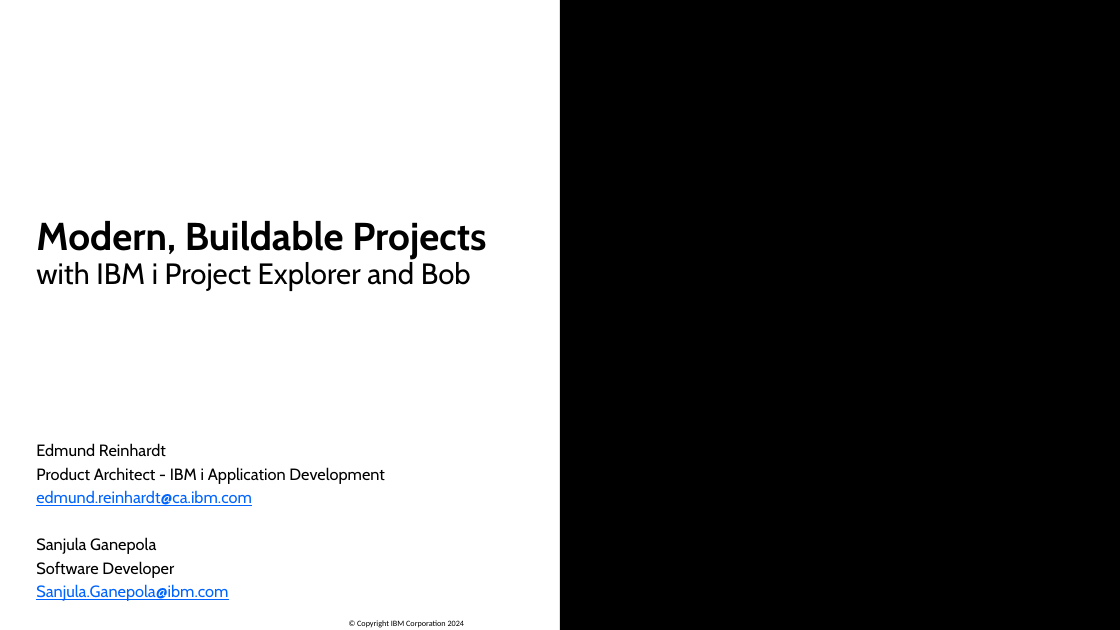
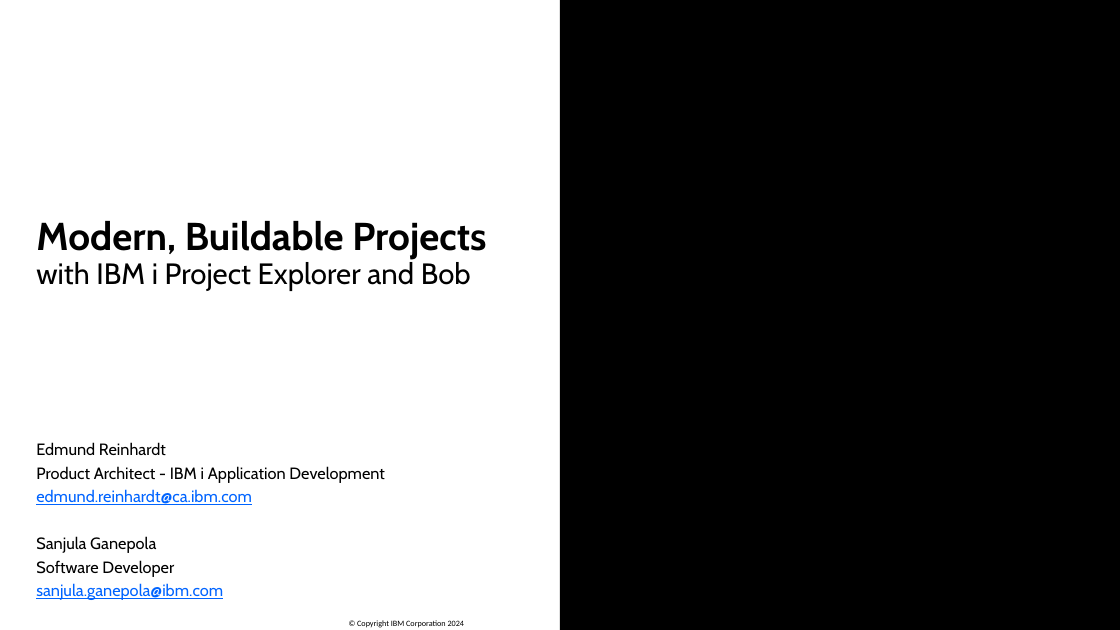
Before and after one commit to SanjulaGanepola/ibmi-talks, a slide deck: slide 1 of Modern Buildable Projects with IBM i Project Explorer and Bob/Modern-Buildable-Projects-with-IBM-i-Project-Explorer-and-Bob.pptx. Drawn at 1120x630 pixels with LibreOffice and Linux fonts; fonts in the diff are those of the drawing; background and template pictures are left out. Boxes give left, top, right and bottom in pixels: in the first picture for what was removed or moved away, otherwise in the second. Text is boxed around its words. In the diff, an @@ line names an element or a change of style, - is before the commit and + after.

```diff
--- a/Modern Buildable Projects with IBM i Project Explorer and Bob/Modern-Buildable-Projects-with-IBM-i-Project-Explorer-and-Bob.pptx
+++ b/Modern Buildable Projects with IBM i Project Explorer and Bob/Modern-Buildable-Projects-with-IBM-i-Project-Explorer-and-Bob.pptx
@@ text at (36, 583, 223, 600): text changed @@
-Sanjula.Ganepola@ibm.com
+sanjula.ganepola@ibm.com
```
Also in this commit, not shown: 1 other file.
